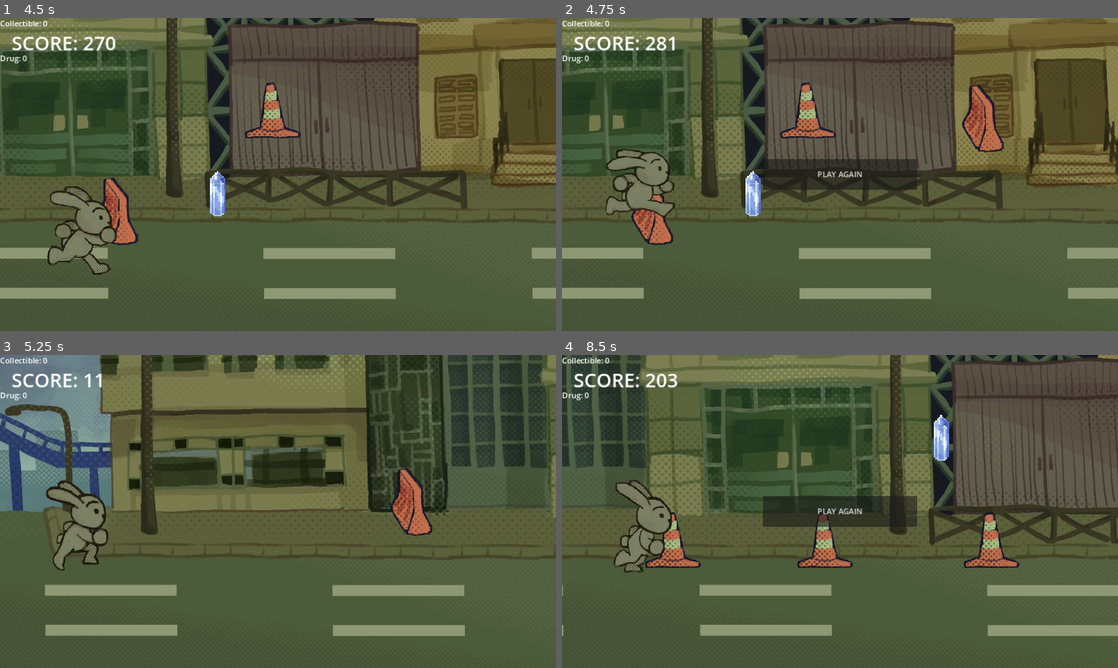
Above: before the commit, frames 1-4 (two rows, left to right).
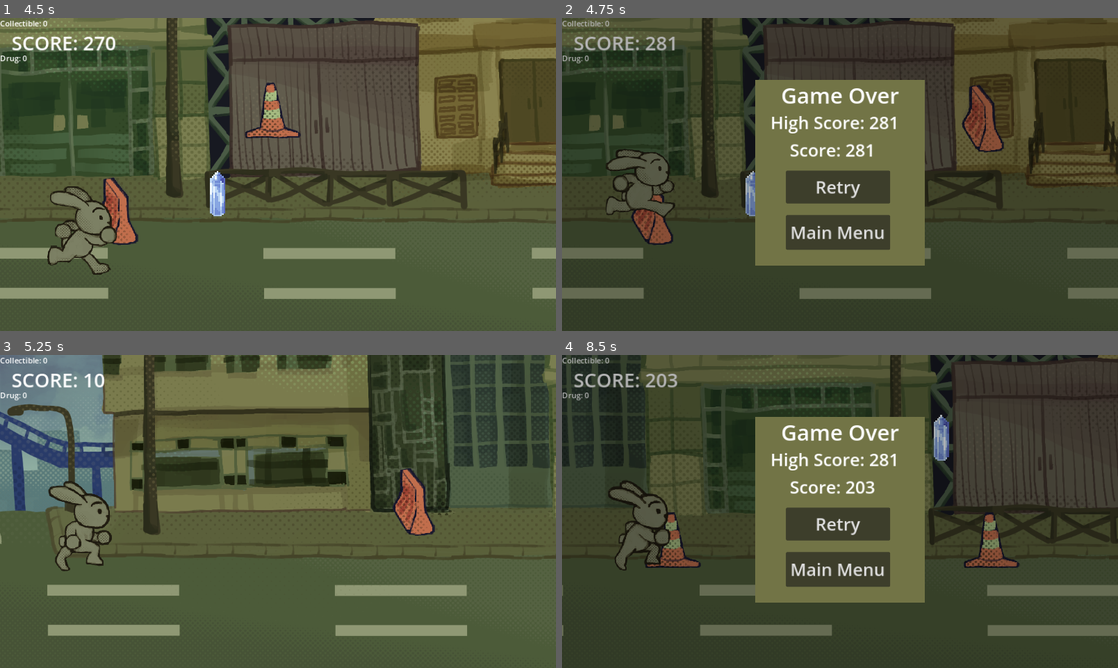
Above: after the commit, the same moments.

Repository: V-Kleio/Breaking-Bunny
Game: Godot game, scene res://scenes/main_game.tscn
The game is run twice, just before and just after one commit, with the same random seed, the same clock (stepped at 60 frames per second) and the same inputs.
Inputs (mouse positions are in pixels of both pictures, inside the frame that each line leads up to):
- Up to frame 1 (4.5 s): hold W (up) 0.53-2.03 s; hold S (down) 2.03-2.78 s; hold W (up) 2.78-4.28 s; hold S (down) from 4.28 s (still down)
- Up to frame 2 (4.75 s): keep holding S (down); tap W (up) at 4.52 s
- Up to frame 3 (5.25 s): release S (down) at 5 s; click (278, 524) at 5 s, where only the run after the commit has a clickable "Retry"
- Up to frame 4 (8.5 s): hold W (up) 5.78-6.53 s; hold S (down) 6.53-8.03 s; tap W (up) at 6.77, 7.52 s; hold W (up) from 8.03 s (still down)

Frame 1 is identical in both runs. In frame 2, 69% of the frame differs, in the area x 0-100%, y 0-100%; in frame 3, 7.8%; in frame 4, 71%.

Commit message:
game over screen ama highscore
masih kasar dan belum ada menu

Diff:
--- /dev/null
+++ b/BreakingBunny/scenes/game_over_hud.tscn
@@ -0,0 +1,123 @@
+[gd_scene load_steps=6 format=3 uid="uid://cppsnb2hsoyhc"]
+
+[ext_resource type="Script" path="res://scripts/game_over_hud.gd" id="1_ttmkv"]
+
+[sub_resource type="StyleBoxFlat" id="StyleBoxFlat_81o25"]
+bg_color = Color(0.447059, 0.454902, 0.27451, 1)
+
+[sub_resource type="LabelSettings" id="LabelSettings_536c3"]
+font_size = 45
+
+[sub_resource type="LabelSettings" id="LabelSettings_tjrwt"]
+font_size = 36
+
+[sub_resource type="LabelSettings" id="LabelSettings_epirc"]
+font_size = 36
+
+[node name="GameOverHud" type="Control"]
+layout_mode = 3
+anchors_preset = 15
+anchor_right = 1.0
+anchor_bottom = 1.0
+grow_horizontal = 2
+grow_vertical = 2
+script = ExtResource("1_ttmkv")
+
+[node name="ColorRect" type="ColorRect" parent="."]
+layout_mode = 0
+offset_right = 1152.0
+offset_bottom = 648.0
+color = Color(0, 0, 0, 0.294118)
+
+[node name="Panel" type="Panel" parent="."]
+layout_mode = 1
+anchors_preset = 8
+anchor_left = 0.5
+anchor_top = 0.5
+anchor_right = 0.5
+anchor_bottom = 0.5
+offset_left = -176.0
+offset_top = -196.0
+offset_right = 176.0
+offset_bottom = 188.0
+grow_horizontal = 2
+grow_vertical = 2
+theme_override_styles/panel = SubResource("StyleBoxFlat_81o25")
+
+[node name="GameOver" type="Label" parent="Panel"]
+layout_mode = 1
+anchors_preset = 5
+anchor_left = 0.5
+anchor_right = 0.5
+offset_left = -20.0
+offset_right = 20.0
+offset_bottom = 23.0
+grow_horizontal = 2
+text = "Game Over"
+label_settings = SubResource("LabelSettings_536c3")
+
+[node name="HighScore" type="Label" parent="Panel"]
+layout_mode = 1
+anchors_preset = 8
+anchor_left = 0.5
+anchor_top = 0.5
+anchor_right = 0.5
+anchor_bottom = 0.5
+offset_left = -144.0
+offset_top = -129.0
+offset_right = 145.0
+offset_bottom = -66.0
+grow_horizontal = 2
+grow_vertical = 2
+text = "High Score: 9999
+"
+label_settings = SubResource("LabelSettings_tjrwt")
+
+[node name="Score" type="Label" parent="Panel"]
+layout_mode = 1
+anchors_preset = 5
+anchor_left = 0.5
+anchor_right = 0.5
+offset_left = -104.0
+offset_top = 120.0
+offset_right = 104.0
+offset_bottom = 176.0
+grow_horizontal = 2
+text = "Score: 9999"
+label_settings = SubResource("LabelSettings_epirc")
+justification_flags = 161
+
+[node name="Retry" type="Button" parent="Panel"]
+layout_mode = 1
+anchors_preset = 8
+anchor_left = 0.5
+anchor_top = 0.5
+anchor_right = 0.5
+anchor_bottom = 0.5
+offset_left = -112.0
+offset_top = -4.0
+offset_right = 104.0
+offset_bottom = 64.0
+grow_horizontal = 2
+grow_vertical = 2
+theme_override_font_sizes/font_size = 36
+text = "Retry"
+
+[node name="BackToMenu" type="Button" parent="Panel"]
+layout_mode = 1
+anchors_preset = 8
+anchor_left = 0.5
+anchor_top = 0.5
+anchor_right = 0.5
+anchor_bottom = 0.5
+offset_left = -112.0
+offset_top = 88.0
+offset_right = 104.0
+offset_bottom = 160.0
+grow_horizontal = 2
+grow_vertical = 2
+theme_override_font_sizes/font_size = 36
+text = "Main Menu"
+
+[connection signal="pressed" from="Panel/Retry" to="." method="_on_retry_pressed"]
+[connection signal="pressed" from="Panel/BackToMenu" to="." method="_on_back_to_menu_pressed"]
--- a/BreakingBunny/scenes/main_game.tscn
+++ b/BreakingBunny/scenes/main_game.tscn
@@ -1,7 +1,8 @@
-[gd_scene load_steps=5 format=3 uid="uid://c71o6uqbpf4e6"]
+[gd_scene load_steps=6 format=3 uid="uid://c71o6uqbpf4e6"]
 
 [ext_resource type="Script" path="res://scripts/main_game.gd" id="1_1cdad"]
 [ext_resource type="PackedScene" uid="uid://s2bql4gu20id" path="res://prefabs/bunny_man.tscn" id="3_56bpl"]
+[ext_resource type="PackedScene" uid="uid://cppsnb2hsoyhc" path="res://scenes/game_over_hud.tscn" id="4_2c1u8"]
 [ext_resource type="PackedScene" uid="uid://d0gsjxd8x054e" path="res://prefabs/parallax_background.tscn" id="4_6js0r"]
 [ext_resource type="PackedScene" uid="uid://bty5ycjg1yyt6" path="res://prefabs/Lane.tscn" id="4_onicj"]
 
@@ -40,19 +41,7 @@
 [node name="GameOver" type="CanvasLayer" parent="."]
 process_mode = 2
 
-[node name="Button" type="Button" parent="GameOver"]
-anchors_preset = 8
-anchor_left = 0.5
-anchor_top = 0.5
-anchor_right = 0.5
-anchor_bottom = 0.5
-offset_left = -160.0
-offset_top = -32.0
-offset_right = 160.0
-offset_bottom = 32.0
-grow_horizontal = 2
-grow_vertical = 2
-text = "PLAY AGAIN"
+[node name="GameOverHud" parent="GameOver" instance=ExtResource("4_2c1u8")]
 
 [node name="Timer" type="Timer" parent="."]
 process_callback = 0
--- /dev/null
+++ b/BreakingBunny/scripts/game_over_hud.gd
@@ -0,0 +1,14 @@
+extends Control
+
+
+func _on_retry_pressed():
+	get_tree().reload_current_scene()
+
+func _on_back_to_menu_pressed():
+	pass
+
+func set_score(value):
+	$Panel/Score.text = "Score: " + str(value)
+
+func set_highscore(value):
+	$Panel/HighScore.text = "High Score: " + str(value)
--- a/BreakingBunny/scripts/main_game.gd
+++ b/BreakingBunny/scripts/main_game.gd
@@ -18,6 +18,7 @@
 # The score and also the position on x coordinate
 var score: int
 const SCORE_MODIFIER: int = 5
+var high_score
 
 # Obstacles variables
 var obstacle1 = preload("res://prefabs/obstacle1.tscn")
@@ -50,10 +51,19 @@
 
 # Called when the node enters the scene tree for the first time.
 func _ready():
+	var save_file = FileAccess.open("user://save.data", FileAccess.READ)
+	if save_file!=null:
+		high_score = save_file.get_32()
+	else:
+		high_score = 0
+		save_game()
 	screenSize = get_window().size
 	laneHeight = 96
-	$GameOver.get_node("Button").pressed.connect(_start_game)
 	_start_game()
+
+func save_game():
+	var save_file = FileAccess.open("user://save.data", FileAccess.WRITE)
+	save_file.store_32(high_score)
 
 
 # Called every frame. 'delta' is the elapsed time since the previous frame.
@@ -94,6 +104,8 @@
 		if drug.position.x < ($Camera2D.position.x - screenSize.x):
 			drug.queue_free()
 			bunnyDrugs.erase(drug)
+	if score / SCORE_MODIFIER > high_score:
+		high_score = score / SCORE_MODIFIER
 
 func _start_game():
 	score = 0
@@ -205,5 +217,8 @@
 	$Bunny.collision_layer = 1
 
 func _game_over():
+	$GameOver/GameOverHud.set_score(score / SCORE_MODIFIER)
+	$GameOver/GameOverHud.set_highscore(high_score)
+	save_game()
 	get_tree().paused = true
 	$GameOver.show()
Binary file added: BreakingBunny/textures/BreakingBunny_v0.1.1b.apple-touch-icon.png
Not shown, added: BreakingBunny/textures/BreakingBunny_v0.1.1b.apple-touch-icon.png.import
Not shown, added: BreakingBunny/scenes/Men54BC.tmp
